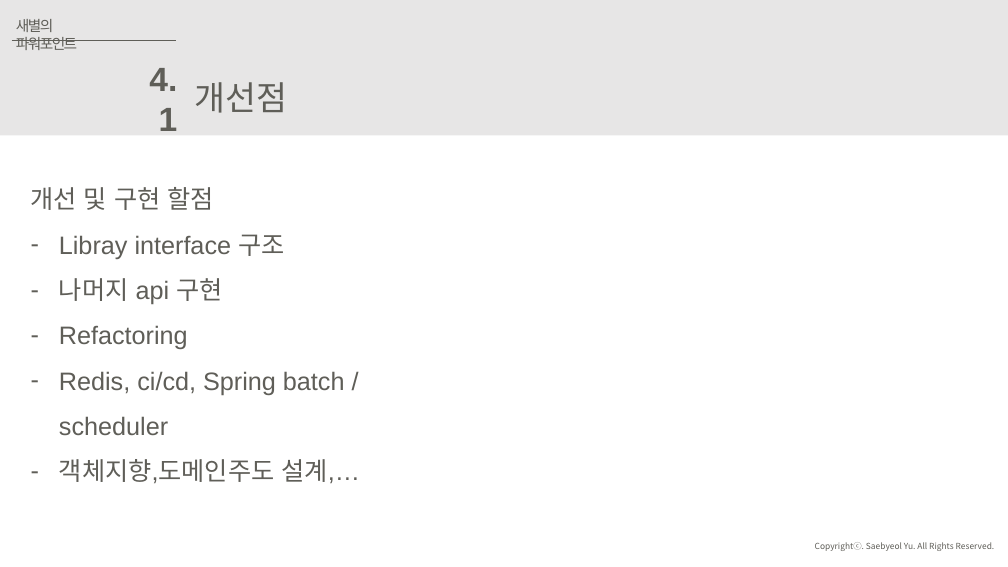
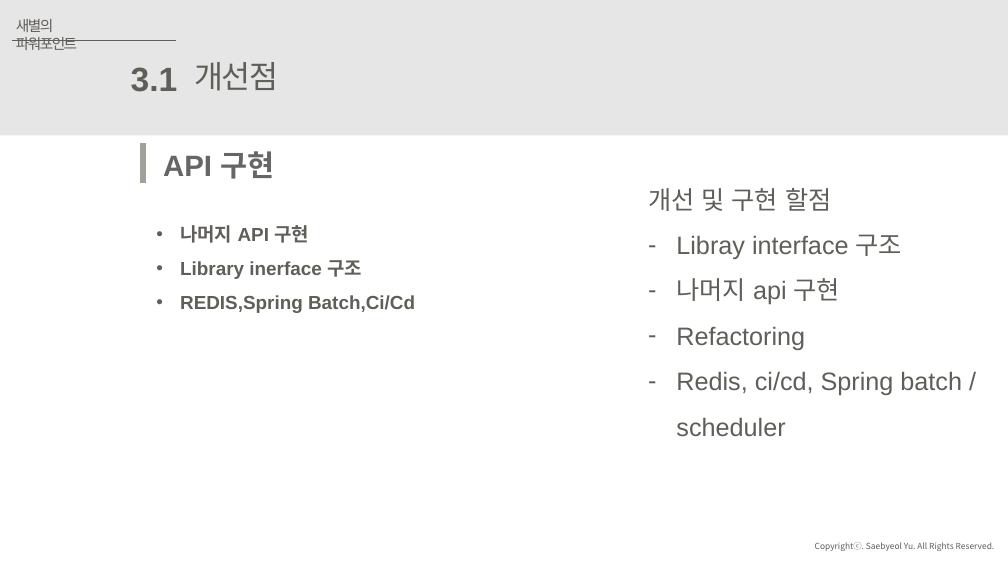
Before and after one commit to JuJinPark/interproject-process, a slide deck: slide 19 of 발표/internProject(20191010).pptx (slide 17 before the commit). Drawn at 1008x567 pixels with LibreOffice and Linux fonts; fonts in the diff are those of the drawing. Boxes give left, top, right and bottom in pixels: in the first picture for what was removed or moved away, otherwise in the second. Text is boxed around its words. In the diff, an @@ line names an element or a change of style, - is before the commit and + after.

```diff
--- a/발표/internProject(20191010).pptx
+++ b/발표/internProject(20191010).pptx
@@ text "개선점" at box(195, 62, 279, 91): size 32 to 30 pt, font Arial to Noto Sans CJK KR, letter spacing 0 to -1.5 pt; line spacing 1.5 to 1 @@
@@ text at box(131, 67, 178, 92): text changed @@
-4.1
+3.1
@@ line added from (143, 143) to (143, 184), #A1A099 6 pt @@
@@ text added at box(163, 151, 274, 179), 28 pt, text #666666, bold @@
+API 구현
@@ text "개선 및 구현 할점": place and size @@
-text "개선 및 구현 할점" at box(31, 187, 361, 483)
+text "개선 및 구현 할점" at box(648, 188, 962, 436)
@@ text added at box(180, 225, 415, 313), 18 pt, text #5F5E58, bold @@
+• 나머지 API 구현
+• Library inerface 구조
+• REDIS,Spring Batch,Ci/Cd
@@ text at box(59, 459, 361, 483): paragraph removed @@
-– 객체지향,도메인주도 설계,…
```
Also in this commit, not shown: 13 other slides changed, 2 slides added, 12 slides removed, 3 other files.
